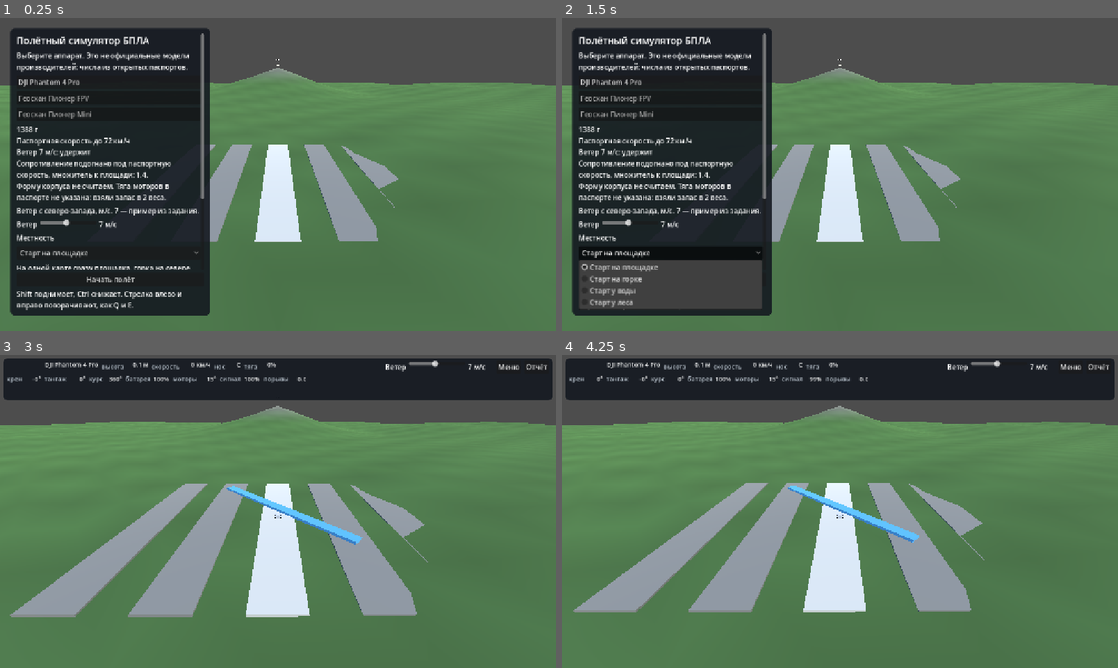
Above: before the commit, frames 1-4 (two rows, left to right).
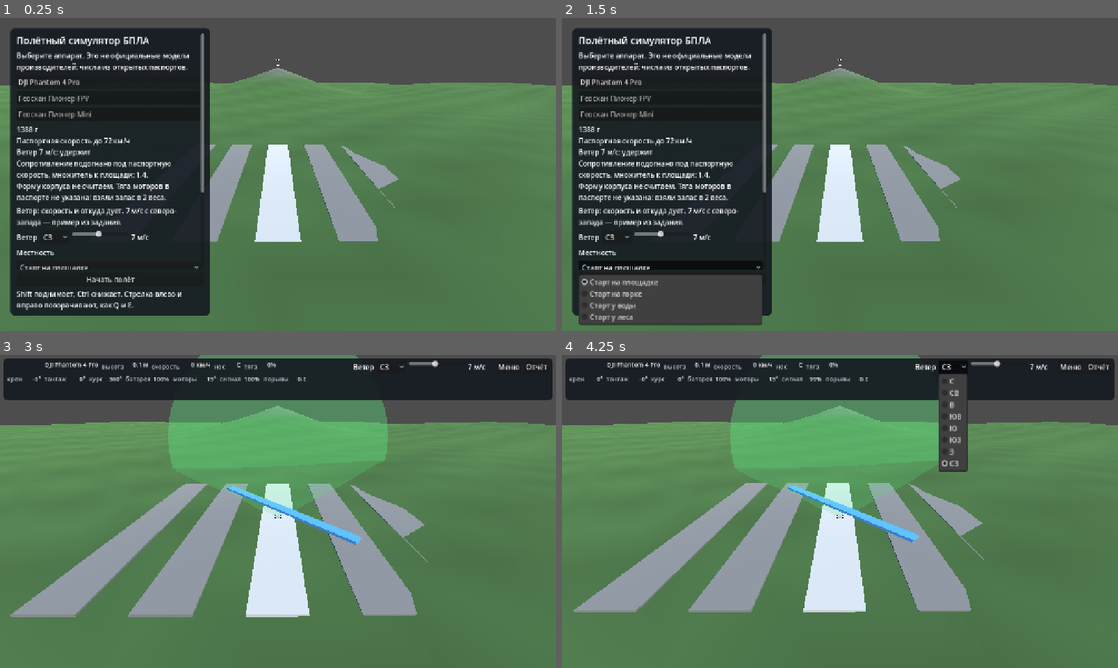
Above: after the commit, the same moments.

Repository: Melkor-code/infoteh
Game: Godot game, scene res://scenes/main.tscn
Two runs of this game, one before a commit and one after it. Both use one fixed random seed, a clock stepped at 60 frames per second and the inputs below.
Inputs (mouse positions are in pixels of both pictures, inside the frame that each line leads up to):
- Up to frame 1 (0.25 s): no input
- Up to frame 2 (1.5 s): click (617, 237) at 0.5 s, where only the run after the commit has a clickable "СЗ"; click "Старт на площадке" at 1.25 s
- Up to frame 3 (3 s): click "Старт на площадке" at 2 s; click "Начать полёт" at 2.75 s
- Up to frame 4 (4.25 s): click (951, 367) at 3.5 s, where only the run after the commit has a clickable "СЗ"

The runs differ from the first frame. In frame 1, 1.3% of the frame differs, in the area x 3-37%, y 55-81%; in frame 2, 4.8%; in frame 3, 9.0%; in frame 4, 9.9%, in the area x 30-73%, y 0-52%.

Commit message:
Добавить сторону ветра и конус камеры Phantom.
Направление входит в вектор ветра, по умолчанию по-прежнему северо-запад. Конус 84° берётся из паспорта и виден сзади, не из кабины.

Co-authored-by: arena-agent <297053741+arena-agent@users.noreply.github.com>

Diff:
--- a/scripts/app.gd
+++ b/scripts/app.gd
@@ -23,6 +23,7 @@
 var selected := 0
 var flying := false
 var wind_speed := 7.0
+var wind_from := 7
 var terrain := TERRAIN_POLYGON
 var precip := 0
 var air_temp := 15.0
@@ -54,6 +55,8 @@
 var temp_label: Label
 var wind_labels: Array[Label] = []
 var wind_sliders: Array[HSlider] = []
+var wind_pickers: Array[OptionButton] = []
+var camera_cone: MeshInstance3D
 var status_label: Label
 var orbit_yaw := 0.6
 var orbit_pitch := -0.45
@@ -127,6 +130,7 @@
 			status_flash = ""
 	_place_precip()
 	_drop_trail(_delta)
+	_place_camera_cone()
 
 
 func _unhandled_input(event: InputEvent) -> void:
@@ -229,6 +233,7 @@
 	camera = Camera3D.new()
 	camera.current = true
 	add_child(camera)
+	_build_camera_cone()
 
 
 func _build_ui() -> void:
@@ -266,7 +271,7 @@
 	menu_box.add_child(detail_label)
 	if library.errors.size() > 0:
 		menu_box.add_child(_hint("Ошибки чтения: " + "\n".join(library.errors)))
-	menu_box.add_child(_hint("Ветер с северо-запада, м/с. 7 — пример из задания."))
+	menu_box.add_child(_hint("Ветер: скорость и откуда дует. 7 м/с с северо-запада — пример из задания."))
 	menu_box.add_child(_wind_slider())
 	menu_box.add_child(_hint("Местность"))
 	menu_box.add_child(_terrain_picker())
@@ -397,7 +402,7 @@
 	_clear_trail()
 	_log("Старт: " + str(library.profiles[selected].get("display_name", "")))
 	_log("Местность: " + _terrain_name())
-	_log("Ветер %.0f м/с с северо-запада, воздух %.0f °C" % [wind_speed, air_temp])
+	_log("Ветер %.0f м/с, откуда %s, воздух %.0f °C" % [wind_speed, _wind_from_name(), air_temp])
 	_log("Осадки: " + _precip_name())
 	menu_panel.visible = false
 	flight_panel.visible = true
@@ -549,8 +554,62 @@
 func _wind_vector() -> Vector3:
 	if wind_speed <= 0.05:
 		return Vector3.ZERO
-	# Север в этой сцене — отрицательная Z. Ветер с северо-запада дует на юго-восток.
-	return Vector3(1, 0, 1).normalized() * wind_speed
+	# 0 — север, дальше по часовой. Ветер летит из этой стороны, не в неё.
+	# Север в сцене — отрицательная Z. Северо-запад поэтому даёт поток на юго-восток.
+	var deg := float(wind_from) * 45.0
+	var rad := deg_to_rad(deg)
+	return Vector3(-sin(rad), 0.0, cos(rad)) * wind_speed
+
+
+func _wind_from_name() -> String:
+	var names := ["С", "СВ", "В", "ЮВ", "Ю", "ЮЗ", "З", "СЗ"]
+	return names[clampi(wind_from, 0, names.size() - 1)]
+
+
+func _build_camera_cone() -> void:
+	camera_cone = MeshInstance3D.new()
+	var mesh := CylinderMesh.new()
+	mesh.top_radius = 1.0
+	mesh.bottom_radius = 0.04
+	mesh.height = 9.0
+	camera_cone.mesh = mesh
+	var paint := StandardMaterial3D.new()
+	paint.albedo_color = Color(0.35, 0.9, 0.5, 0.22)
+	paint.transparency = BaseMaterial3D.TRANSPARENCY_ALPHA
+	paint.shading_mode = BaseMaterial3D.SHADING_MODE_UNSHADED
+	paint.cull_mode = BaseMaterial3D.CULL_DISABLED
+	camera_cone.material_override = paint
+	camera_cone.visible = false
+	add_child(camera_cone)
+
+
+func _place_camera_cone() -> void:
+	if camera_cone == null:
+		return
+	var fov := 0.0
+	if craft != null:
+		fov = FlightModel.read_number(craft.profile.get("camera_fov_deg"), 0.0)
+	# Из кабины конус закрыл бы весь обзор: камера стоит в его узком конце.
+	var show := flying and craft != null and fov > 1.0 and camera_mode != 1
+	camera_cone.visible = show
+	if not show:
+		return
+	var length := 9.0
+	var radius := length * tan(deg_to_rad(fov) * 0.5)
+	var mesh := camera_cone.mesh as CylinderMesh
+	if mesh != null:
+		mesh.height = length
+		mesh.top_radius = radius
+		mesh.bottom_radius = 0.04
+	var forward := craft.forward()
+	var origin := craft.global_position + craft.global_transform.basis.y * 0.12
+	var side := forward.cross(Vector3.UP)
+	if side.length() < 0.05:
+		side = Vector3.RIGHT
+	side = side.normalized()
+	var up := side.cross(forward).normalized()
+	# Цилиндр вытянут по своей Y. Широкий конец смотрит вперёд, узкий — у камеры.
+	camera_cone.global_transform = Transform3D(Basis(side, forward, up), origin + forward * length * 0.5)
 
 
 func _log(line: String) -> void:
@@ -570,7 +629,7 @@
 	lines.append("Отчёт полёта")
 	lines.append("Аппарат: " + str(library.profiles[selected].get("display_name", "")))
 	lines.append("Местность: " + _terrain_name())
-	lines.append("Ветер: %.0f м/с с северо-запада" % wind_speed)
+	lines.append("Ветер: %.0f м/с, откуда %s" % [wind_speed, _wind_from_name()])
 	lines.append("Осадки: " + _precip_name())
 	lines.append("Температура воздуха: %.0f °C" % air_temp)
 	lines.append("Плотность воздуха: %.3f кг/м³" % FlightModel.air_density(air_temp))
@@ -1002,6 +1061,7 @@
 	var caption := Label.new()
 	caption.text = "Ветер"
 	box.add_child(caption)
+	box.add_child(_wind_direction_picker())
 	var slider := HSlider.new()
 	slider.min_value = 0.0
 	slider.max_value = 15.0
@@ -1023,6 +1083,30 @@
 	return box
 
 
+func _wind_direction_picker() -> OptionButton:
+	var picker := OptionButton.new()
+	picker.focus_mode = Control.FOCUS_NONE
+	var names := ["С", "СВ", "В", "ЮВ", "Ю", "ЮЗ", "З", "СЗ"]
+	for index in names.size():
+		picker.add_item(names[index], index)
+	picker.selected = wind_from
+	picker.item_selected.connect(func(index: int) -> void:
+		wind_from = index
+		_refresh_wind_dirs()
+	)
+	wind_pickers.append(picker)
+	return picker
+
+
+func _refresh_wind_dirs() -> void:
+	for picker in wind_pickers:
+		if picker.selected == wind_from:
+			continue
+		picker.set_block_signals(true)
+		picker.selected = wind_from
+		picker.set_block_signals(false)
+
+
 func _refresh_wind_labels() -> void:
 	var text := "%.0f м/с" % wind_speed
 	for label in wind_labels:
Not shown, changed: docs/kak-zapustit.md
Not shown, changed: docs/pogoda-i-mestnost.md
